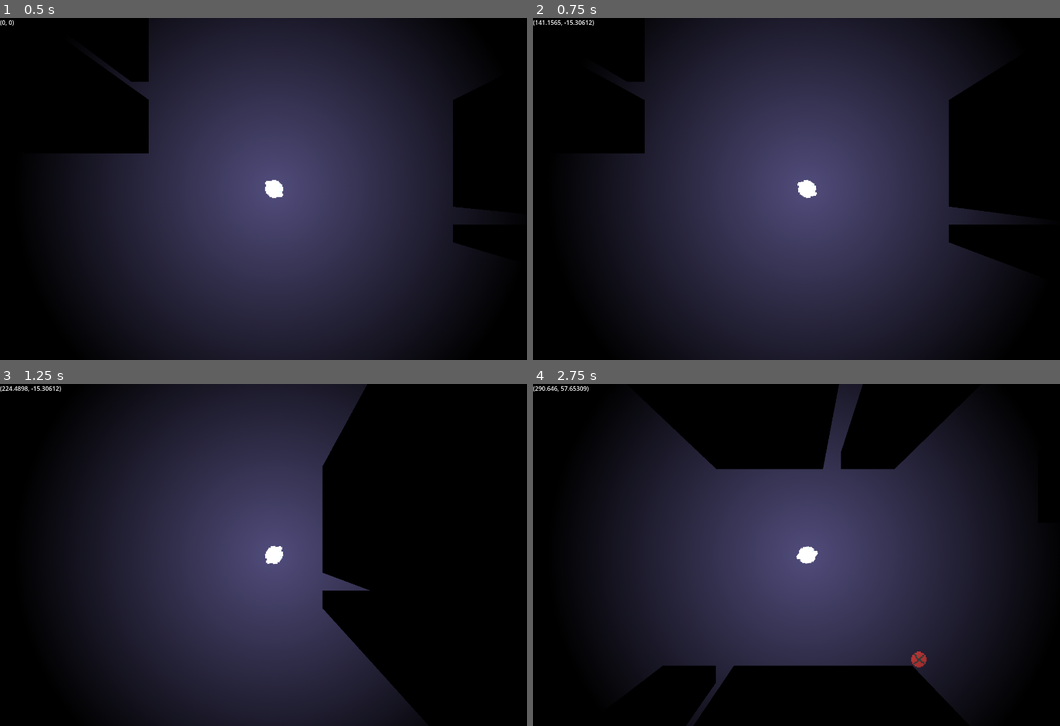
Above: before the commit, frames 1-4 (two rows, left to right).
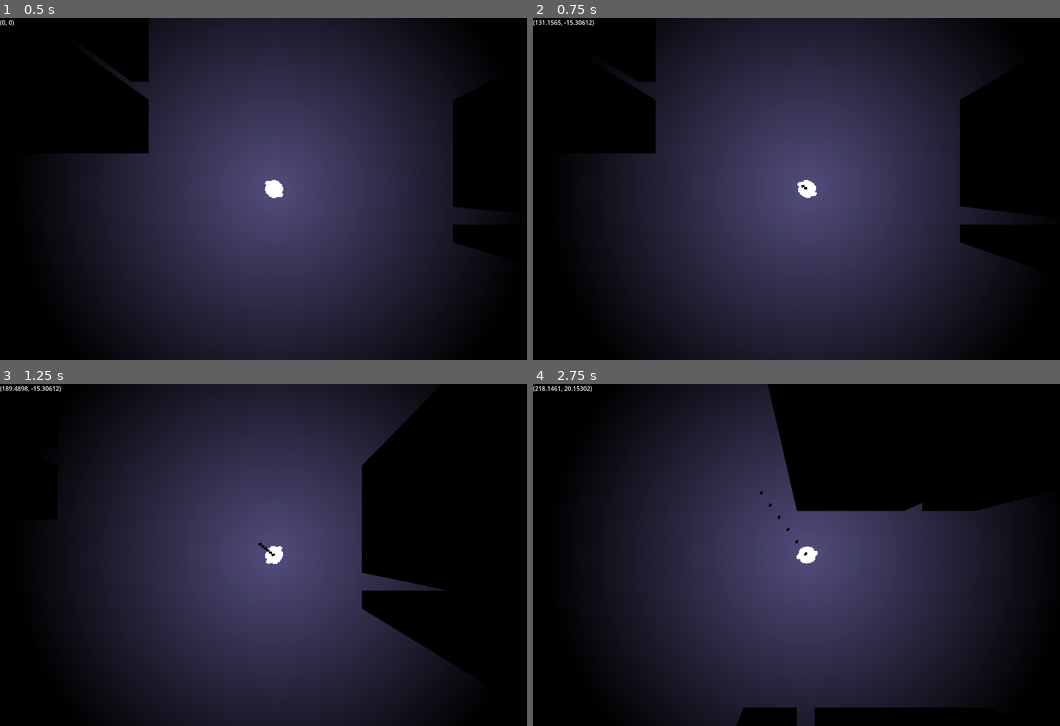
Above: after the commit, the same moments.

Repository: NomadicDaggy/procgen1
Game: Godot game, scene res://scenes/world.tscn
Two runs of this game, one before a commit and one after it. Both use one fixed random seed, a clock stepped at 60 frames per second and the inputs below.
Inputs (mouse positions are in pixels of both pictures, inside the frame that each line leads up to):
- Up to frame 1 (0.5 s): no input
- Up to frame 2 (0.75 s): tap Enter at 0.5 s; move the mouse to (928, 171) at 0.52 s; press the mouse at (928, 171) at 0.53 s; hold D (move_right) from 0.53 s (still down)
- Up to frame 3 (1.25 s): keep holding D (move_right)
- Up to frame 4 (2.75 s): move the mouse to (696, 572) at 1.27 s; release D (move_right) at 1.28 s; release the mouse at (696, 572) at 1.28 s; hold S (move_down) 1.28-2.03 s; click (696, 572) at 1.35 s; move the mouse to (859, 479) at 2.02 s; press the mouse at (859, 479) at 2.03 s; hold D (move_right) from 2.03 s (still down)

Frame 1 is identical in both runs. In frame 2, 1.7% of the frame differs, in the area x 1-92%, y 0-72%; in frame 3, 8.6%; in frame 4, 19%, in the area x 1-91%, y 0-100%.

Commit message:
player can shoot, but cant hit anything yet

Diff:
--- a/project.godot
+++ b/project.godot
@@ -61,6 +61,10 @@
 2d_physics/layer_2="player"
 2d_physics/layer_3="enemy"
 
+[physics]
+
+2d/physics_engine="GodotPhysics2D"
+
 [rendering]
 
 textures/canvas_textures/default_texture_filter=0
--- /dev/null
+++ b/scenes/bullet.tscn
@@ -0,0 +1,41 @@
+[gd_scene load_steps=6 format=3 uid="uid://buev55om1v7xp"]
+
+[ext_resource type="Texture2D" uid="uid://x6fee8su30kj" path="res://assets/ts1.png" id="1_cda2n"]
+[ext_resource type="Script" path="res://scripts/bullet.gd" id="1_quxxx"]
+
+[sub_resource type="RectangleShape2D" id="RectangleShape2D_4odik"]
+size = Vector2(2, 3)
+
+[sub_resource type="AtlasTexture" id="AtlasTexture_iwdw1"]
+atlas = ExtResource("1_cda2n")
+region = Rect2(48, 0, 16, 16)
+
+[sub_resource type="SpriteFrames" id="SpriteFrames_74wjd"]
+animations = [{
+"frames": [{
+"duration": 1.0,
+"texture": SubResource("AtlasTexture_iwdw1")
+}],
+"loop": true,
+"name": &"default",
+"speed": 5.0
+}]
+
+[node name="Bullet" type="Area2D"]
+collision_mask = 0
+script = ExtResource("1_quxxx")
+
+[node name="CollisionShape2D" type="CollisionShape2D" parent="."]
+position = Vector2(0, 0.5)
+shape = SubResource("RectangleShape2D_4odik")
+
+[node name="AnimatedSprite2D" type="AnimatedSprite2D" parent="."]
+sprite_frames = SubResource("SpriteFrames_74wjd")
+
+[node name="Timer" type="Timer" parent="."]
+wait_time = 4.643
+one_shot = true
+autostart = true
+
+[connection signal="body_entered" from="." to="." method="_on_body_entered"]
+[connection signal="timeout" from="Timer" to="." method="_on_timer_timeout"]
--- a/scenes/enemy.tscn
+++ b/scenes/enemy.tscn
@@ -3,6 +3,9 @@
 [ext_resource type="Script" path="res://scripts/enemy.gd" id="1_habw5"]
 [ext_resource type="Texture2D" uid="uid://cyga8hpi63heo" path="res://assets/enemy.png" id="1_ugilk"]
 [ext_resource type="PackedScene" uid="uid://7y0qcpweo22u" path="res://scenes/killzone.tscn" id="2_mx8rb"]
+
+[sub_resource type="CircleShape2D" id="CircleShape2D_p6ogd"]
+radius = 6.0
 
 [sub_resource type="AtlasTexture" id="AtlasTexture_5l27c"]
 atlas = ExtResource("1_ugilk")
@@ -19,12 +22,17 @@
 "speed": 5.0
 }]
 
-[sub_resource type="CircleShape2D" id="CircleShape2D_p6ogd"]
-radius = 6.0
+[node name="Enemy" type="CharacterBody2D"]
+collision_layer = 32
+collision_mask = 33
+motion_mode = 1
+slide_on_ceiling = false
+floor_block_on_wall = false
+script = ExtResource("1_habw5")
 
-[node name="Enemy" type="CharacterBody2D"]
-collision_layer = 0
-script = ExtResource("1_habw5")
+[node name="Collision2DForWalls" type="CollisionShape2D" parent="."]
+z_index = 100
+shape = SubResource("CircleShape2D_p6ogd")
 
 [node name="Navigation" type="Node2D" parent="."]
 
@@ -46,8 +54,4 @@
 [node name="Collision2DForPlayer" type="CollisionShape2D" parent="Killzone"]
 shape = SubResource("CircleShape2D_p6ogd")
 
-[node name="Collision2DForWalls" type="CollisionShape2D" parent="."]
-z_index = 100
-shape = SubResource("CircleShape2D_p6ogd")
-
 [connection signal="timeout" from="Navigation/Timer" to="." method="_on_timer_timeout"]
--- a/scenes/player.tscn
+++ b/scenes/player.tscn
@@ -47,3 +47,8 @@
 shadow_filter_smooth = 3.7
 texture = ExtResource("3_5nuo1")
 texture_scale = 1.84
+
+[node name="ShotTimer" type="Timer" parent="."]
+wait_time = 0.12
+
+[connection signal="timeout" from="ShotTimer" to="." method="_on_shot_timer_timeout"]
--- a/scenes/world.tscn
+++ b/scenes/world.tscn
@@ -115,6 +115,9 @@
 [node name="GameManager" type="Node2D" parent="."]
 script = ExtResource("1_uo411")
 
+[node name="Enemies" type="Node2D" parent="GameManager"]
+z_index = 500
+
 [node name="CanvasModulate" type="CanvasModulate" parent="."]
 color = Color(0, 0, 0, 1)
 
--- /dev/null
+++ b/scripts/bullet.gd
@@ -0,0 +1,14 @@
+extends Area2D
+
+var direction = Vector2.ZERO
+var bullet_speed = 100
+
+func _physics_process(delta):
+	position += direction * delta * bullet_speed
+
+func _on_body_entered(body):
+	print("shot somebody")
+
+
+func _on_timer_timeout():
+	queue_free()
--- a/scripts/enemy.gd
+++ b/scripts/enemy.gd
@@ -2,8 +2,8 @@
 
 @export var target: Node2D
 
-var speed = 100
-var acceleration = 3
+@export var speed = 10
+@export var acceleration = 5
 
 @onready var navigation_agent: NavigationAgent2D = $Navigation/NavigationAgent2D
 
--- a/scripts/game_manager.gd
+++ b/scripts/game_manager.gd
@@ -3,6 +3,7 @@
 var enemy_scene = preload("res://scenes/enemy.tscn")
 
 @onready var player = $"../Player"
+@onready var enemies = $"./Enemies"
 
 # Called when the node enters the scene tree for the first time.
 func _ready():
@@ -17,7 +18,7 @@
 func _on_map_map_ready():
 	var rng = RandomNumberGenerator.new()
 	var r = 40
-	for i in 15:
+	while enemies.get_child_count() < 15:
 		var x = rng.randi_range(-r,r)
 		var y = rng.randi_range(-r,r)
 		if (x > -10 and x < 10) or (y > -10 and y < 10):
@@ -28,7 +29,6 @@
 func spawn_enemy(tile_pos_x: int, tile_pos_y: int):
 	var enemy = enemy_scene.instantiate()
 	enemy.position += Vector2(tile_pos_x * 16.0, tile_pos_y * 16.0)
-	# TODO: check if enemy has been spawned within a wall
 	enemy.target = player
 	enemy.z_index = 500
-	add_child(enemy)
+	enemies.add_child(enemy)
--- a/scripts/killzone.gd
+++ b/scripts/killzone.gd
@@ -1,4 +1,6 @@
 extends Area2D
+
+signal self_destruct
 
 @onready var timer = $Timer
 
@@ -6,6 +8,8 @@
 
 	# Got stuck in wall or smth
 	if body.name != "Player":
+		print("spawned in wall, destructing")
+		get_parent().queue_free()
 		return
 
 	print("You died!")
--- a/scripts/player.gd
+++ b/scripts/player.gd
@@ -1,13 +1,19 @@
 extends CharacterBody2D
 
+const BULLET = preload("res://scenes/bullet.tscn")
+
+@onready var game_manager = $"../GameManager"
 @onready var animated_sprite_2d = $AnimatedSprite2D
+@onready var shot_timer = $ShotTimer
 
+@export var speed = 7000
 
-const SPEED = 10000.0
+var shot_available: bool = true
 
 func _physics_process(delta):
 	var direction = Input.get_vector("move_left", "move_right", "move_up", "move_down")
-	velocity = direction * SPEED * delta
+	direction = direction.normalized()
+	velocity = direction * speed * delta
 
 	if direction == Vector2(0,0):
 		animated_sprite_2d.pause()
@@ -16,3 +22,23 @@
 
 	look_at(get_global_mouse_position())
 	move_and_slide()
+
+	if Input.get_action_strength("main_action"):
+		if shot_available:
+			shoot()
+			shot_available = false
+			shot_timer.start()
+
+
+func shoot():
+	print("shooting")
+	var bullet = BULLET.instantiate()
+	bullet.position = position
+	bullet.direction = (get_global_mouse_position() - global_position).normalized()
+	bullet.rotation = bullet.direction.angle() + PI/2
+	print(bullet.rotation)
+	bullet.z_index = 1500
+	game_manager.add_child(bullet)
+
+func _on_shot_timer_timeout():
+	shot_available = true
Binary file changed: assets/ts1.aseprite
Binary file changed: assets/ts1.png
Not shown: 2 places in scenes/world.tscn that only renumber resources
Not shown, changed: .gitignore
Not shown, added: scenes/bul7513.tmp
